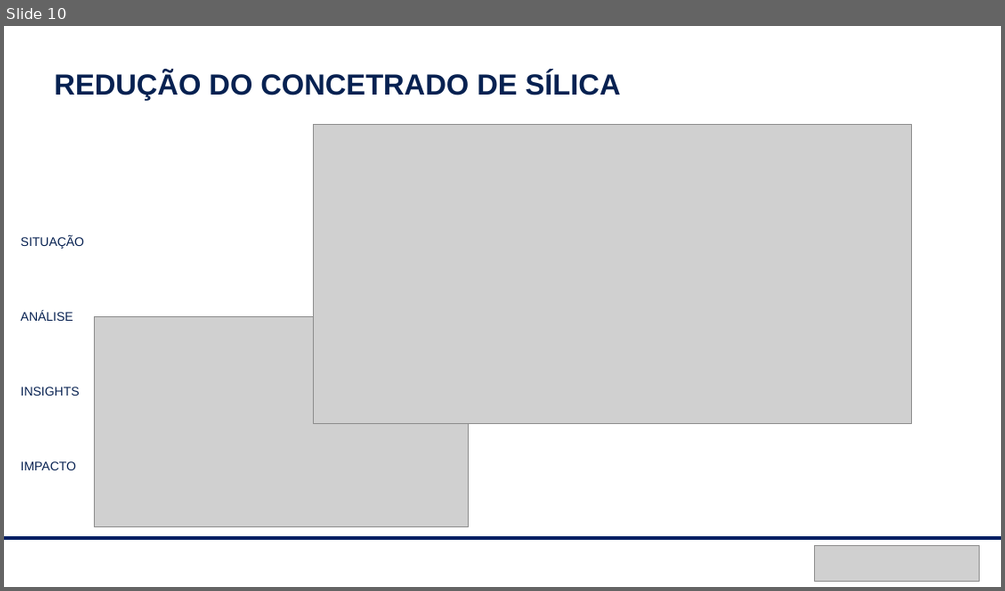
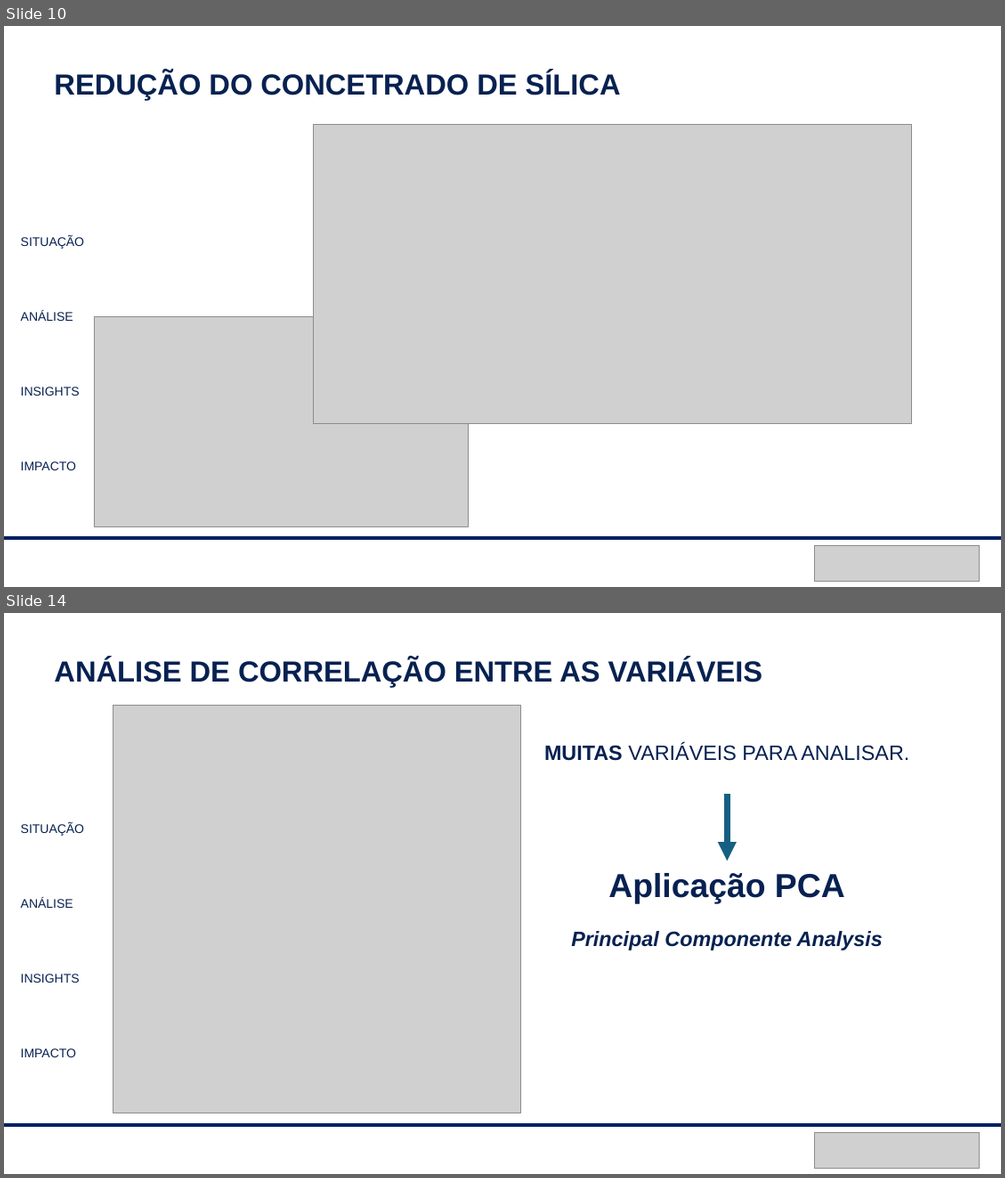
Before and after one commit to peixotoigor/aignosi-internship-datascience-challenge, a slide deck: Apresentacao/EDA_ore_mining.pptx. Shown one above the other, each under a label of ours: slide 10 before the commit, slides 10 and 14 after it; the slides between them are not shown. The pictures are 1005x591 and 1005x1178 pixels, drawn with LibreOffice and Linux fonts; fonts in the diff are those of the drawing; grey boxes stand for pictures. Boxes give left, top, right and bottom in pixels: in the first picture for what was removed or moved away, otherwise in the second. Text is boxed around its words. In the diff, an @@ line names an element or a change of style, - is before the commit and + after.

```diff
--- a/Apresentacao/EDA_ore_mining.pptx
+++ b/Apresentacao/EDA_ore_mining.pptx
@@ slide 14 added at [4,613,1001,1174], background #FFFFFF @@
@@ text added at [54,658,762,687], 28 pt, text #072151, bold @@
+ANÁLISE DE CORRELAÇÃO ENTRE AS VARIÁVEIS
@@ picture added at [113,705,520,1112] @@
@@ text added at [544,744,909,761], 20 pt, text #072151 @@
+MUITAS VARIÁVEIS PARA ANALISAR.
@@ arrow added from (727, 794) to (727, 860), #156082 6 pt @@
@@ text added at [21,823,84,1057], 12 pt, text #072151 @@
+SITUAÇÃO
+ANÁLISE
+INSIGHTS
+IMPACTO
@@ text added at [608,873,845,904], 32 pt, text #072151, bold @@
+Aplicação PCA
@@ text added at [571,931,882,950], 20 pt, text #072151, bold, italic @@
+Principal Componente Analysis
@@ rectangle added at [824,1046,908,1077], fill #FFFFFF @@
@@ line added from (4, 1126) to (1001, 1126), #001F63 3 pt @@
@@ picture added at [815,1132,979,1167] @@
```
Also in this commit, not shown: 4 slides changed, 6 other slides added, 4 slides removed, 1 other file.
